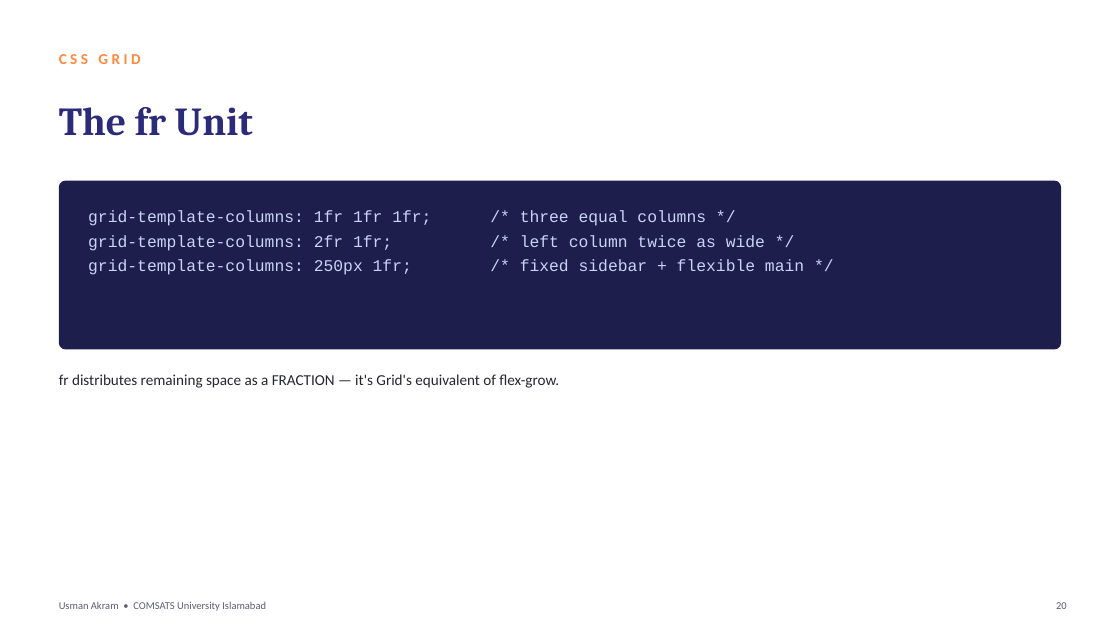
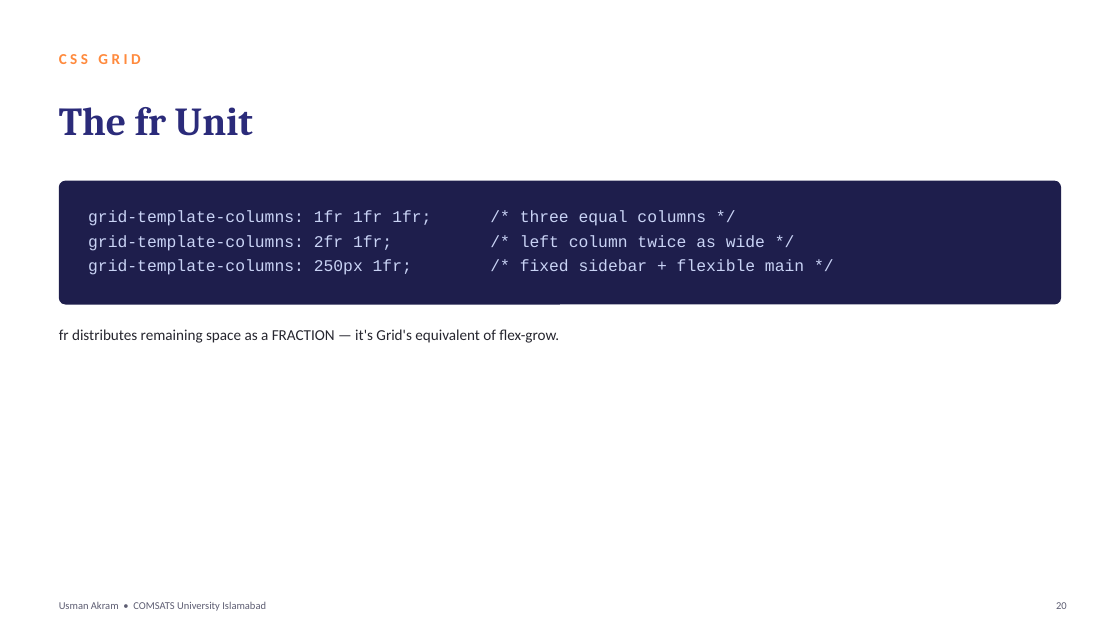
Before and after one commit to mua22/mern-web-book, a slide deck: slide 20 of slides/CSC336-Lecture-09-Flexbox-and-Grid-Layout.pptx. Drawn at 1120x630 pixels with LibreOffice and Linux fonts; fonts in the diff are those of the drawing. Boxes give left, top, right and bottom in pixels: in the first picture for what was removed or moved away, otherwise in the second. Text is boxed around its words. In the diff, an @@ line names an element or a change of style, - is before the commit and + after.

```diff
--- a/slides/CSC336-Lecture-09-Flexbox-and-Grid-Layout.pptx
+++ b/slides/CSC336-Lecture-09-Flexbox-and-Grid-Layout.pptx
@@ rounded rectangle resized from (x1=59, y1=181, x2=1061, y2=350) to (x1=59, y1=181, x2=1061, y2=305) @@
@@ rounded rectangle at (x1=59, y1=181, x2=1061, y2=305): proportions changed @@
@@ text "fr distributes remaining space as ..." moved from (x1=59, y1=374, x2=559, y2=388) to (x1=59, y1=329, x2=559, y2=343) @@
```
Also in this commit, not shown: 14 other slides changed, 2 other files.
